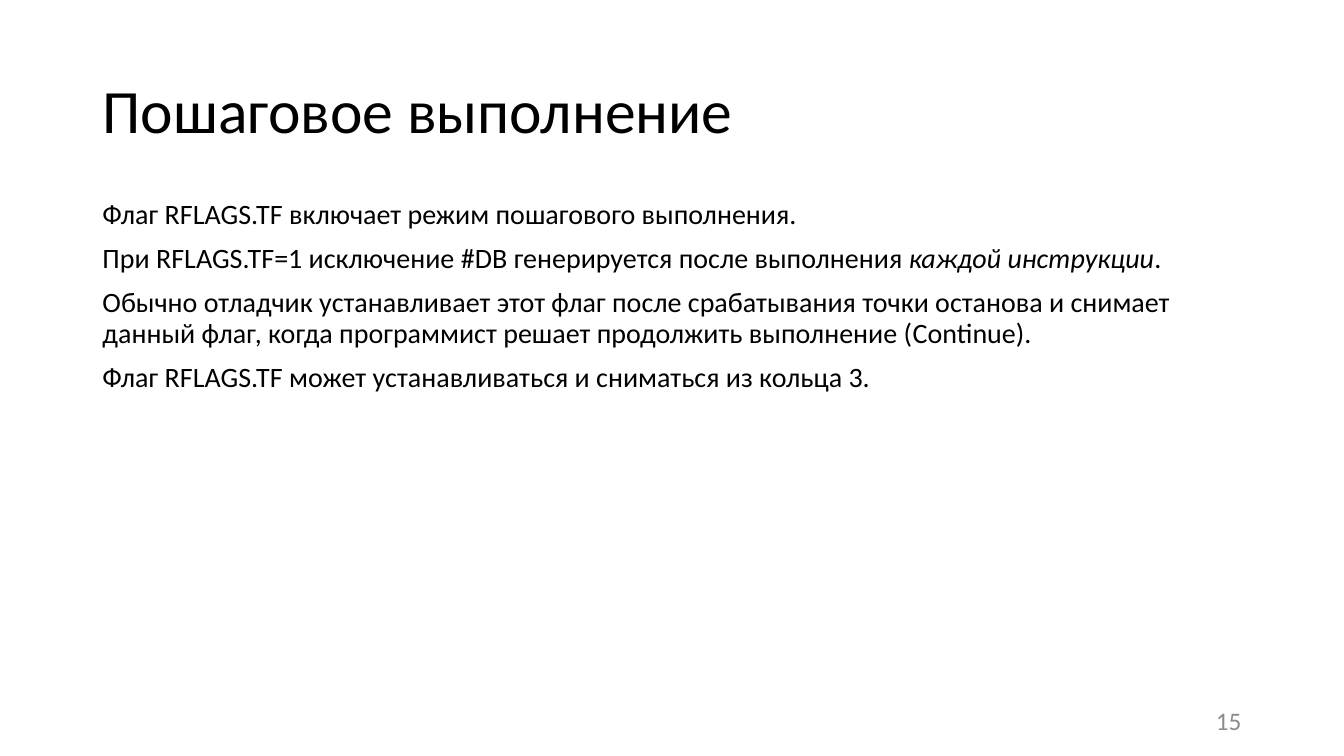
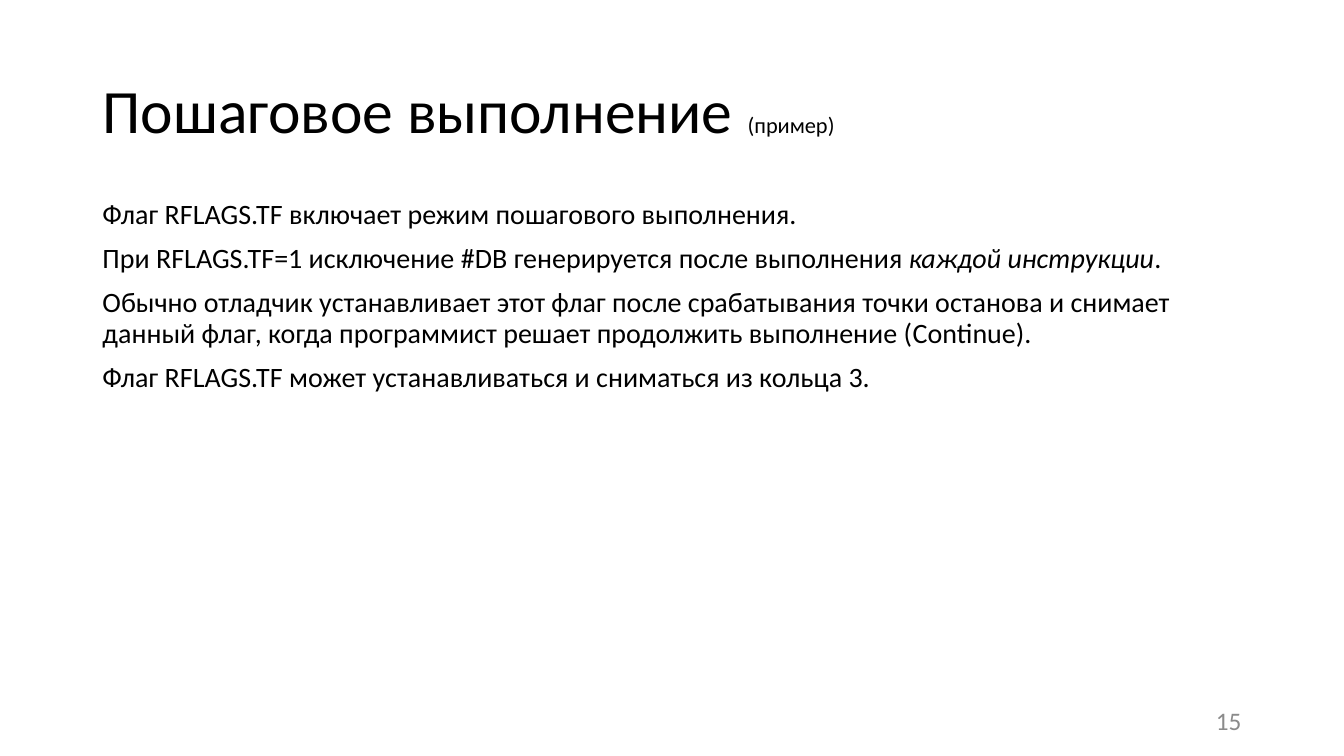
Before and after one commit to itsecd/low-level-programming, a slide deck: slide 15 of Lectures/9.Debugging_and_VM/Lecture9.pptx. Drawn at 1344x756 pixels with LibreOffice and Linux fonts; fonts in the diff are those of the drawing. Boxes give left, top, right and bottom in pixels: in the first picture for what was removed or moved away, otherwise in the second. Text is boxed around its words. In the diff, an @@ line names an element or a change of style, - is before the commit and + after.

```diff
--- a/Lectures/9.Debugging_and_VM/Lecture9.pptx
+++ b/Lectures/9.Debugging_and_VM/Lecture9.pptx
@@ title at box(102, 93, 835, 137): text changed @@
-Пошаговое выполнение
+Пошаговое выполнение (пример)
```
Also in this commit, not shown: 6 other slides changed, 5 other files.
